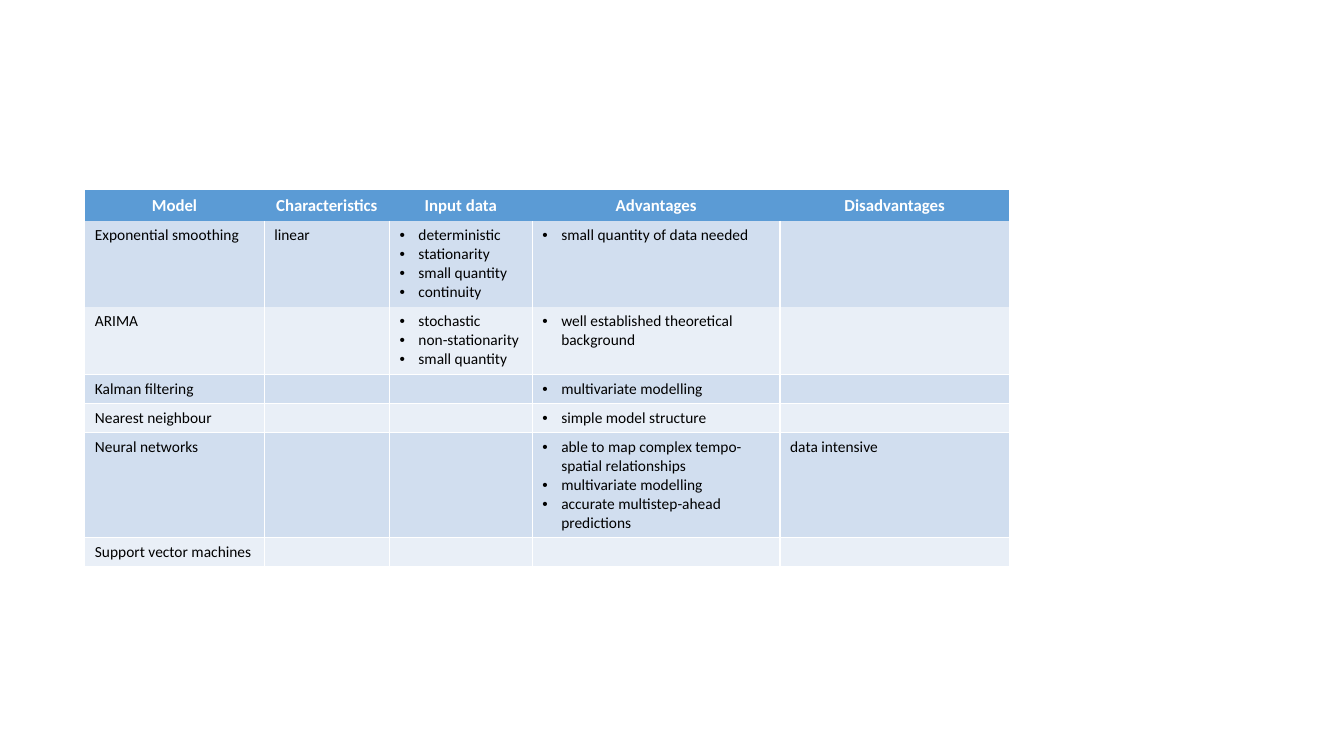
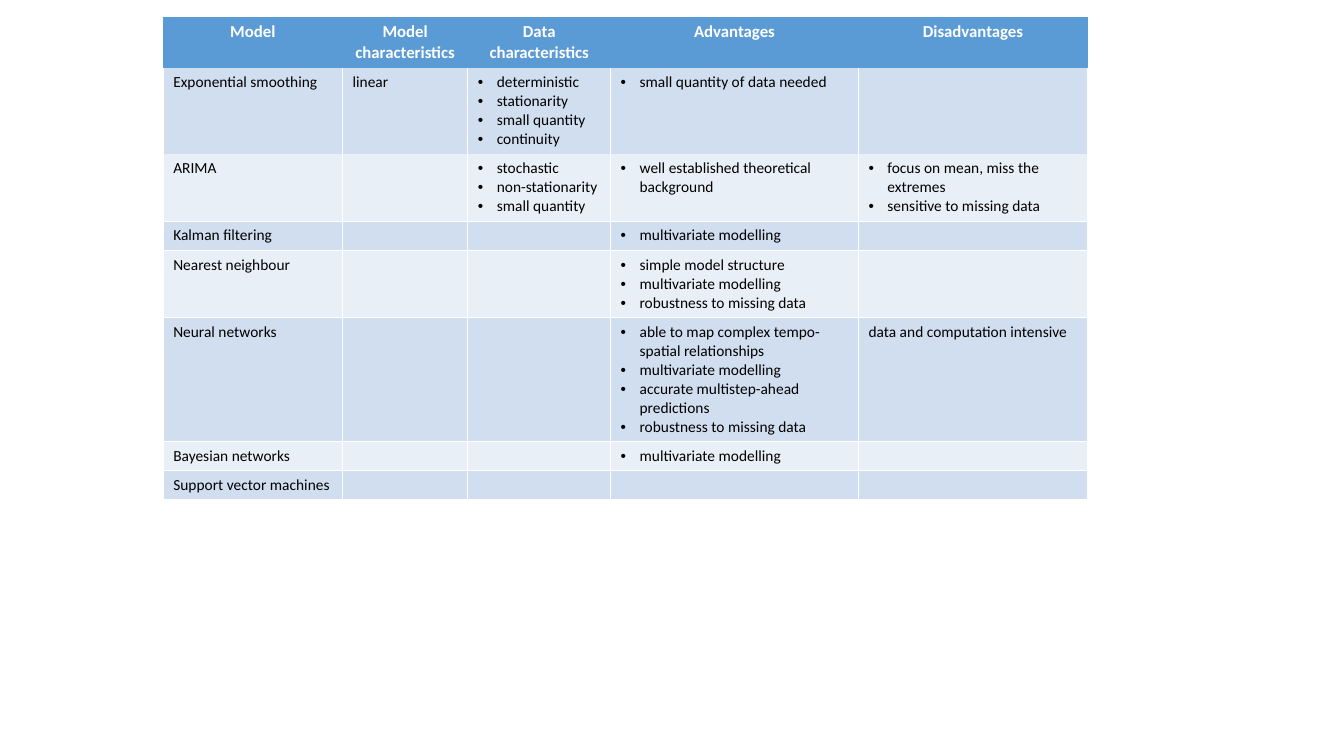
Before and after one commit to adnapibar/ms-research-thesis, a slide deck: slide 3 of latex-thesis/figures.pptx. Drawn at 1344x756 pixels with LibreOffice and Linux fonts; fonts in the diff are those of the drawing. Boxes give left, top, right and bottom in pixels: in the first picture for what was removed or moved away, otherwise in the second. Text is boxed around its words. In the diff, an @@ line names an element or a change of style, - is before the commit and + after.

```diff
--- a/latex-thesis/figures.pptx
+++ b/latex-thesis/figures.pptx
@@ table at (163,17,1088,497) @@
-row 1, column 2: Characteristics
+row 1, column 2: Model characteristics
-row 1, column 3: Input data
+row 1, column 3: Data characteristics
-row 3, column 5: 
+row 3, column 5: focus on mean, miss the extremes / sensitive to missing data
-row 5: Nearest neighbour |  |  | simple model structure | 
-row 6: Neural networks |  |  | able to map complex tempo-spatial relationships / multivariate modelling / accurate multistep-ahead predictions | data intensive
+row 5: Nearest neighbour |  |  | simple model structure / multivariate modelling / robustness to missing data | 
+row 6: Neural networks |  |  | able to map complex tempo-spatial relationships / multivariate modelling / accurate multistep-ahead predictions / robustness to missing data | data and computation intensive
+row 7: Bayesian networks |  |  | multivariate modelling | 
@@ table: place and size @@
-table at (85,191,1009,564)
+table at (163,17,1088,497)
```
Also in this commit, not shown: 1 other slide changed, 3 other files.
